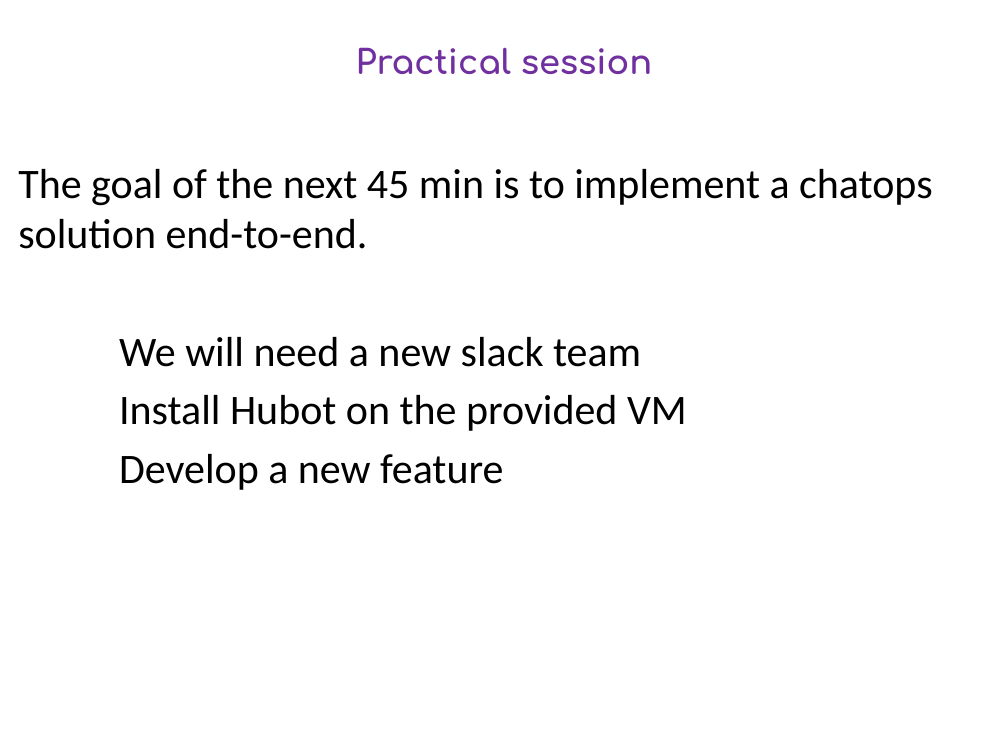
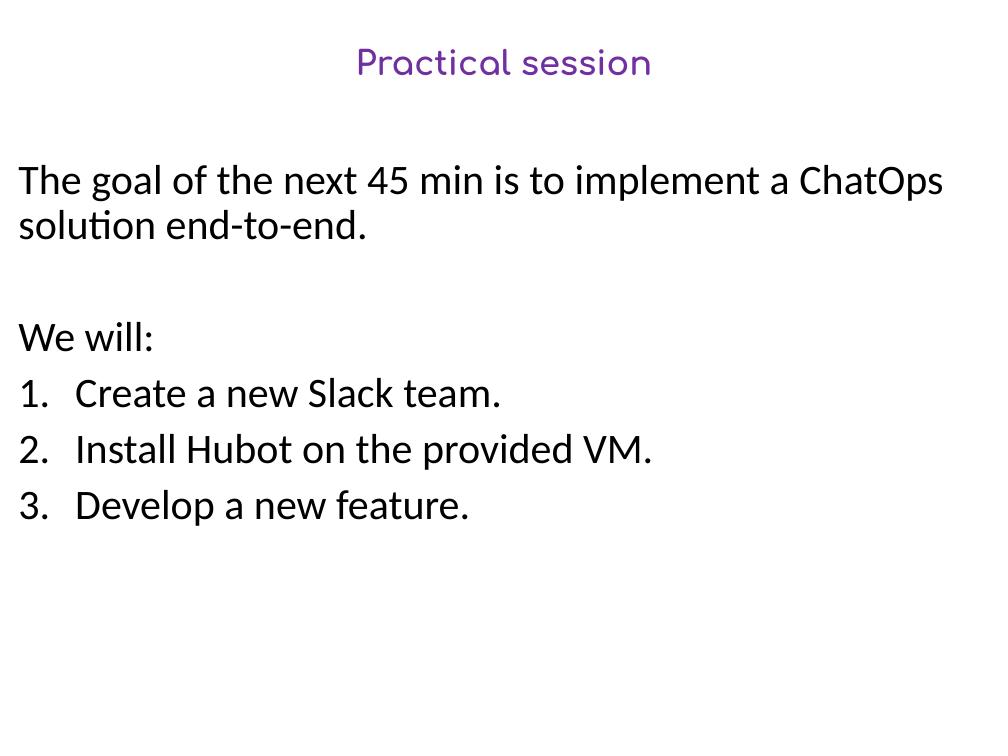
Before and after one commit to DevOpsPlayground/Hands-on-with-ChatOps, a slide deck: slide 7 of devops_playground_intro.pptx (slide 6 before the commit). Drawn at 1008x756 pixels with LibreOffice and Linux fonts; fonts in the diff are those of the drawing; background and template pictures are left out. Boxes give left, top, right and bottom in pixels: in the first picture for what was removed or moved away, otherwise in the second. Text is boxed around its words. In the diff, an @@ line names an element or a change of style, - is before the commit and + after.

```diff
--- a/devops_playground_intro.pptx
+++ b/devops_playground_intro.pptx
@@ text at bbox=[18, 165, 943, 526]: text changed @@
-The goal of the next 45 min is to implement a chatops solution end-to-end.
-We will need a new slack team
-Install Hubot on the provided VM
-Develop a new feature
+The goal of the next 45 min is to implement a ChatOps solution end-to-end.
+We will:
+1. Create a new Slack team.
+2. Install Hubot on the provided VM.
+3. Develop a new feature.
```
Also in this commit, not shown: 5 other slides changed, 1 slide added, 3 other files.
